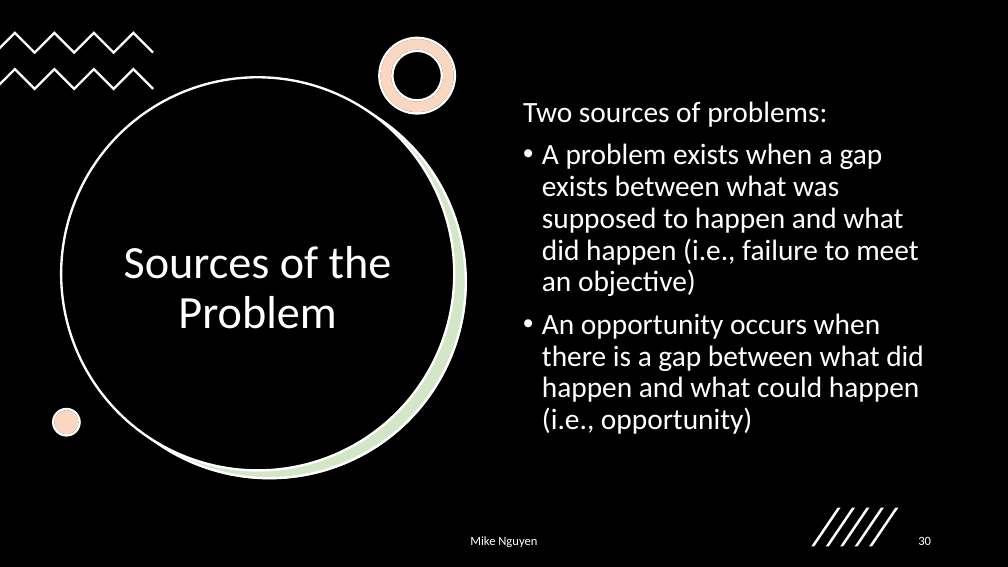
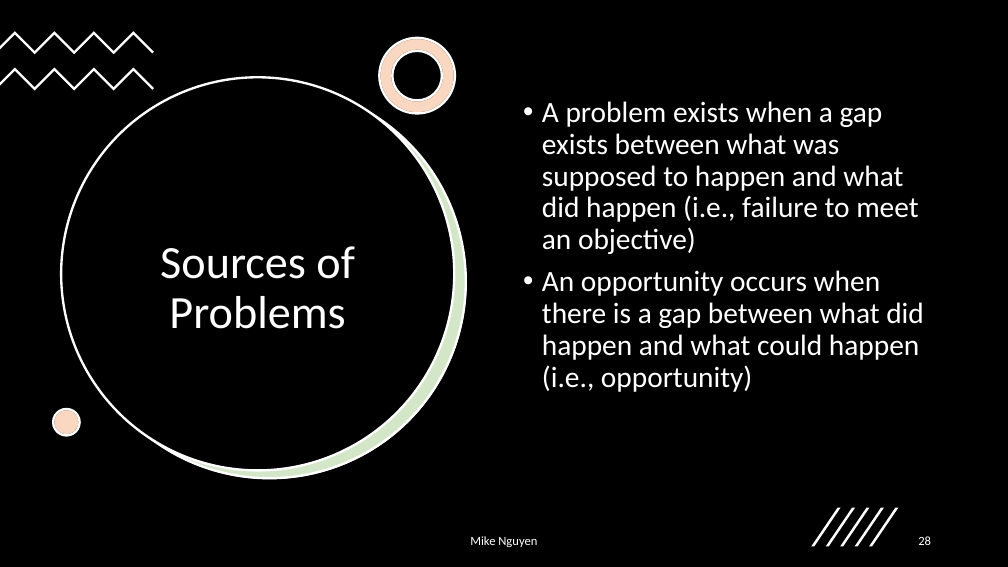
Before and after one commit to mikenguyen13/mar4050, a slide deck: slide 28 of lectures/1/2_Marketing Research Process.pptx (slide 30 before the commit). Drawn at 1008x567 pixels with LibreOffice and Linux fonts; fonts in the diff are those of the drawing. Boxes give left, top, right and bottom in pixels: in the first picture for what was removed or moved away, otherwise in the second. Text is boxed around its words. In the diff, an @@ line names an element or a change of style, - is before the commit and + after.

```diff
--- a/lectures/1/2_Marketing Research Process.pptx
+++ b/lectures/1/2_Marketing Research Process.pptx
@@ text at bbox=[523, 101, 827, 127]: paragraph removed @@
-Two sources of problems:
@@ title at bbox=[160, 246, 354, 329]: text changed @@
-Sources of the Problem
+Sources of Problems
@@ page number at bbox=[918, 536, 931, 545]: text changed @@
-30
+28
```
Also in this commit, not shown: 10 other slides changed, 3 slides added, 2 slides removed, 3 other files.
